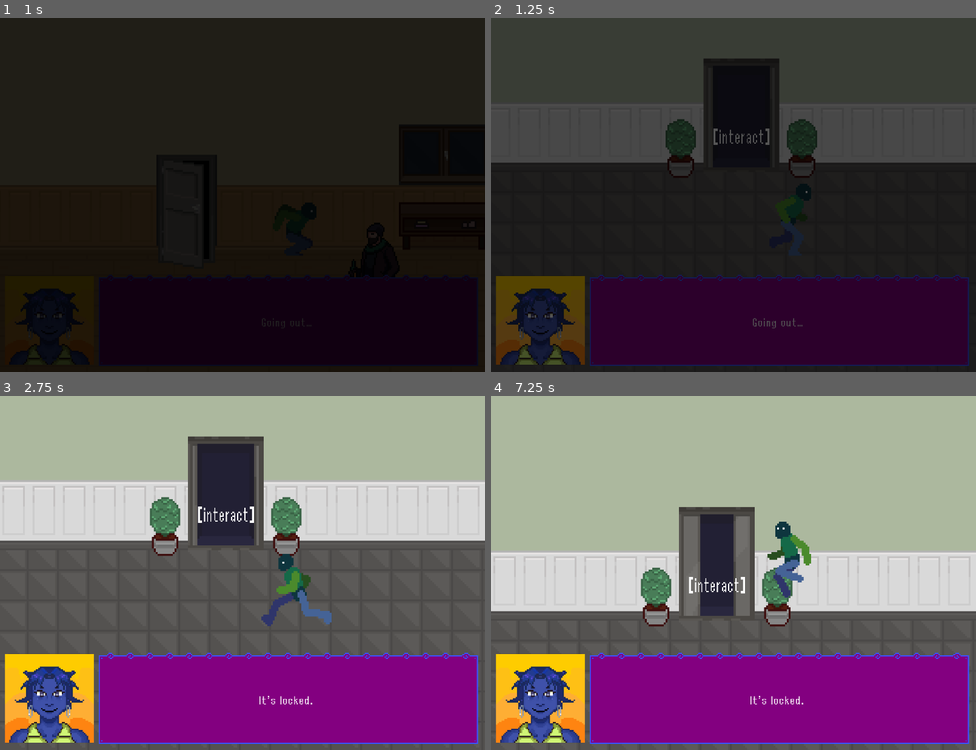
Above: before the commit, frames 1-4 (two rows, left to right).
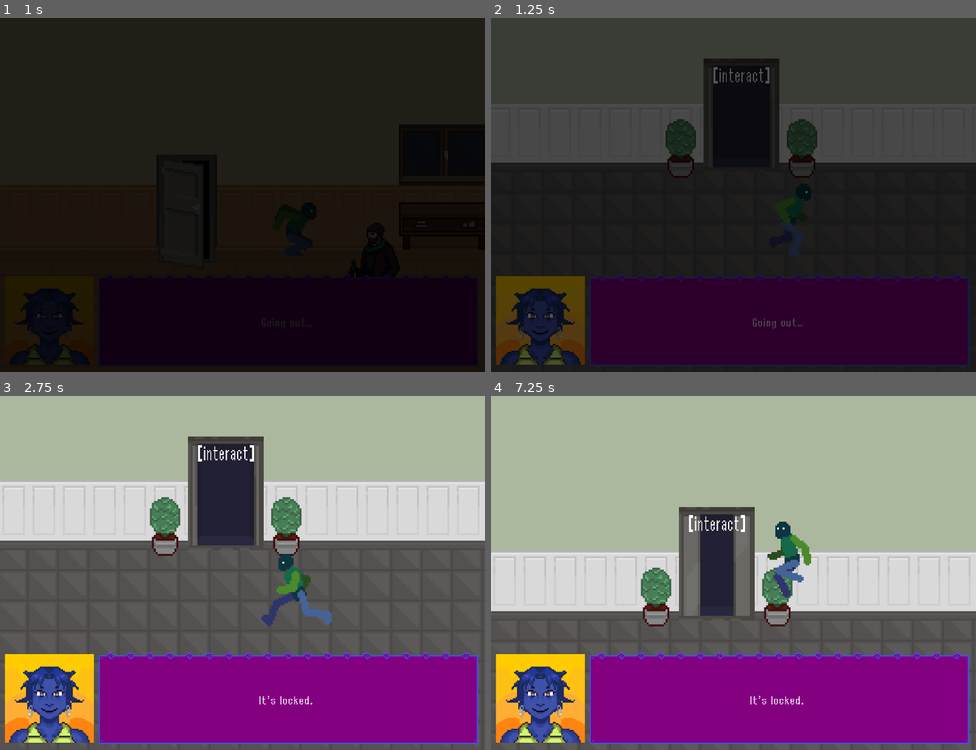
Above: after the commit, the same moments.

Repository: nisaturk/mirrorfixer-prototype
Game: Godot game, scene res://scenes/flat.tscn
The game is run twice, just before and just after one commit, with the same random seed, the same clock (stepped at 60 frames per second) and the same inputs. This scene is started directly instead of the project's main scene.
Inputs:
- Up to frame 1 (1 s): hold Right (move_right) from 0.53 s (still down); hold E (interact) from 0.53 s (still down); tap Up (jump) at 0.77 s
- Up to frame 2 (1.25 s): keep holding Right (move_right); keep holding E (interact)
- Up to frame 3 (2.75 s): release E (interact) at 1.28 s; tap E (interact) at 1.35 s; tap Up (jump) at 1.52 s; release Right (move_right) at 2.03 s; hold Left (move_left) from 2.03 s (still down); hold E (interact) from 2.03 s (still down)
- Up to frame 4 (7.25 s): release Left (move_left) at 2.78 s; release E (interact) at 2.78 s; hold Right (move_right) 2.78-4.28 s; tap E (interact) at 2.85, 4.35, 5.85 s; tap Up (jump) at 3.02, 3.77, 4.52, 6.02, 6.77 s; hold E (interact) 3.53-4.28 s; hold Left (move_left) 4.28-5.03 s; hold Right (move_right) 5.03-5.78 s; hold E (interact) 5.03-5.78 s; hold Left (move_left) from 5.78 s (still down); hold E (interact) from 6.53 s (still down)

Frame 1 is identical in both runs. In frame 2, 0.3% of the frame differs, in the area x 45-58%, y 13-36%; in frame 3, 0.4%; in frame 4, 0.4%, in the area x 40-53%, y 33-56%.

Commit message:
fought the debugger

Diff:
--- a/project.godot
+++ b/project.godot
@@ -18,9 +18,9 @@
 
 DialogueData="*res://scripts/DialogueData.gd"
 DialogueUI="*res://scenes/DialogueUI.tscn"
-Manager="*res://scripts/manager.gd"
-SceneManager="*res://scripts/scene_manager.gd"
-SceneTransitioner="*res://scenes/scene_transitioner.tscn"
+ActionManager="*res://scripts/action_manager.gd"
+GlobalState="*res://scripts/global_state.gd"
+SceneManager="*res://scenes/scene_manager.tscn"
 
 [dialogic]
 
--- a/scenes/basement.tscn
+++ b/scenes/basement.tscn
@@ -1,6 +1,5 @@
 [gd_scene load_steps=33 format=4 uid="uid://f7x31th511xf"]
 
-[ext_resource type="Script" uid="uid://b2vqpvx5tpkmj" path="res://scripts/manager.gd" id="1_tgdho"]
 [ext_resource type="Texture2D" uid="uid://c26lhfjyjh72o" path="res://assets/sprites/interior/floorswalls_LRK.png" id="2_ofwxs"]
 [ext_resource type="Texture2D" uid="uid://df1o10b3id1mf" path="res://assets/sprites/interior/doorswindowsstairs_LRK.png" id="3_fqfvj"]
 [ext_resource type="Texture2D" uid="uid://8xtbxeegutou" path="res://assets/sprites/interior/decorations_LRK.png" id="4_3idnv"]
@@ -11,6 +10,85 @@
 [ext_resource type="PackedScene" uid="uid://dttu5x0kixbi6" path="res://scenes/DialogueUI.tscn" id="8_nvrgk"]
 [ext_resource type="PackedScene" uid="uid://bbh3286pn2faw" path="res://scenes/interactable.tscn" id="9_5j8jl"]
 [ext_resource type="PackedScene" uid="uid://mu6xyf36gys6" path="res://scenes/player.tscn" id="11_6lwow"]
+
+[sub_resource type="GDScript" id="GDScript_2efs0"]
+script/source = "extends Node
+# new script who dis?? time to confront miss manager ;D
+@onready var player = $Player
+
+var action_handler = {} # dictionary for actions
+
+func _ready():
+	#  will listen for signals from other nodes and decide what to do
+	if player:
+		player.interacted.connect(_on_Player_interacted)
+	else:
+		print(\"Manager failure: Cannot find Player dumbass.\")
+
+	DialogueUI.action_triggered.connect(_on_DialogueUI_action_triggered)
+
+	action_handler = {
+		\"take_shard\": _action_take_shard,
+		\"allow_pass\": _action_allow_pass,
+		\"open_elevator\": _action_open_elevator,
+
+		\"go_to_floor_2\": _action_go_to_floor_2,
+		\"go_to_floor_1\": _action_go_to_floor_1,
+		\"go_to_flat_1\": _action_go_to_flat_1,
+		\"go_out\": _action_go_out,
+		\"go_upstairs\": _action_go_upstairs,
+		\"go_downstairs\": _action_go_downstairs
+	}
+
+func _on_DialogueUI_action_triggered(action_name: String, caller_node):
+	if action_handler.has(action_name):
+		action_handler[action_name].call(caller_node)
+	else:
+		print(\"Manager failure: tf you doin buddy?: \", action_name)
+
+func _action_take_shard(caller_node):
+	DialogueData.has_shard = true
+	if caller_node:
+		caller_node.queue_free() # the shard object disappears
+
+func _action_allow_pass(caller_node):
+	if caller_node and caller_node.has_method(\"allow_pass\"):
+		caller_node.allow_pass()
+
+func _action_open_elevator(caller_node):
+	if caller_node and caller_node.has_method(\"open_doors\"):
+		caller_node.open_doors()
+
+func _action_go_to_floor_2(_caller_node):
+	DialogueData.just_used_elevator = true
+	SceneManager.change_scene(\"FLOOR_2\")
+
+func _action_go_to_floor_1(_caller_node):
+	DialogueData.just_used_elevator = true
+	SceneManager.change_scene(\"LOBBY\")
+
+func _action_go_to_flat_1(_caller_node):
+	DialogueData.just_used_elevator = true
+	SceneManager.change_scene(\"FLAT_1\")
+
+func _action_go_out(_caller_node):
+	DialogueData.just_used_elevator = true
+	SceneManager.change_scene(\"FLOOR_2\")
+
+# run when player emits signal interacted
+func _on_Player_interacted(interactable_node):
+	var object_id = interactable_node.dialogue_id
+	var caller = interactable_node.get_parent()
+
+	if not object_id.is_empty():
+		DialogueUI.start_dialogue(object_id, caller)
+
+func _action_go_upstairs(_caller_node):
+	SceneManager.change_scene(\"LOBBY\")
+
+func _action_go_downstairs(_caller_node):
+	SceneManager.change_scene(\"BASEMENT\")
+"
 
 [sub_resource type="TileSetAtlasSource" id="TileSetAtlasSource_yqjtg"]
 texture = ExtResource("2_ofwxs")
@@ -4036,7 +4114,7 @@
 size = Vector2(71.5, 198.5)
 
 [node name="Basement" type="Node2D"]
-script = ExtResource("1_tgdho")
+script = SubResource("GDScript_2efs0")
 
 [node name="TileMap" type="Node2D" parent="."]
 
--- a/scenes/elevator.tscn
+++ b/scenes/elevator.tscn
@@ -131,7 +131,7 @@
 frame_progress = 1.0
 
 [node name="InteractableObject" parent="." instance=ExtResource("3_jmdsd")]
-position = Vector2(-21, -2.0000038)
+position = Vector2(-21, -28)
 scale = Vector2(0.8731885, 1.073056)
 priority = 3
 dialogue_id = "elevator"
--- a/scenes/flat.tscn
+++ b/scenes/flat.tscn
@@ -1,7 +1,7 @@
 [gd_scene load_steps=34 format=4 uid="uid://b7fsav2jcng5w"]
 
 [ext_resource type="Texture2D" uid="uid://c26lhfjyjh72o" path="res://assets/sprites/interior/floorswalls_LRK.png" id="1_7j8m3"]
-[ext_resource type="Script" uid="uid://b2vqpvx5tpkmj" path="res://scripts/manager.gd" id="1_dtn5i"]
+[ext_resource type="Script" uid="uid://bkobkuc0oeot3" path="res://scripts/action_manager.gd" id="1_ehww1"]
 [ext_resource type="Texture2D" uid="uid://df1o10b3id1mf" path="res://assets/sprites/interior/doorswindowsstairs_LRK.png" id="2_dtn5i"]
 [ext_resource type="Texture2D" uid="uid://8xtbxeegutou" path="res://assets/sprites/interior/decorations_LRK.png" id="3_ehww1"]
 [ext_resource type="Texture2D" uid="uid://bx66ox4gtm7fv" path="res://assets/sprites/interior/livingroom_LRK.png" id="4_hpql5"]
@@ -4343,7 +4343,7 @@
 size = Vector2(71.5, 198.5)
 
 [node name="Flat" type="Node2D"]
-script = ExtResource("1_dtn5i")
+script = ExtResource("1_ehww1")
 
 [node name="TileMap" type="Node2D" parent="."]
 
--- a/scenes/floor.tscn
+++ b/scenes/floor.tscn
@@ -1,6 +1,6 @@
 [gd_scene load_steps=31 format=4 uid="uid://cua0db2fo4nst"]
 
-[ext_resource type="Script" uid="uid://b2vqpvx5tpkmj" path="res://scripts/manager.gd" id="1_a2b8f"]
+[ext_resource type="Script" uid="uid://bkobkuc0oeot3" path="res://scripts/action_manager.gd" id="1_a2b8f"]
 [ext_resource type="Texture2D" uid="uid://c26lhfjyjh72o" path="res://assets/sprites/interior/floorswalls_LRK.png" id="1_k67dy"]
 [ext_resource type="Texture2D" uid="uid://df1o10b3id1mf" path="res://assets/sprites/interior/doorswindowsstairs_LRK.png" id="2_12tlq"]
 [ext_resource type="Texture2D" uid="uid://8xtbxeegutou" path="res://assets/sprites/interior/decorations_LRK.png" id="3_3jb3n"]
--- a/scenes/lobby.tscn
+++ b/scenes/lobby.tscn
@@ -1,12 +1,11 @@
 [gd_scene load_steps=35 format=4 uid="uid://lkwtvc1psycb"]
 
-[ext_resource type="Texture2D" uid="uid://c26lhfjyjh72o" path="res://assets/sprites/interior/furniture/floorswalls_LRK.png" id="1_dyhay"]
-[ext_resource type="Script" uid="uid://b2vqpvx5tpkmj" path="res://scripts/manager.gd" id="1_q6qq2"]
-[ext_resource type="Texture2D" uid="uid://df1o10b3id1mf" path="res://assets/sprites/interior/furniture/doorswindowsstairs_LRK.png" id="2_q6qq2"]
-[ext_resource type="Texture2D" uid="uid://8xtbxeegutou" path="res://assets/sprites/interior/furniture/decorations_LRK.png" id="3_rgcd7"]
-[ext_resource type="Texture2D" uid="uid://bx66ox4gtm7fv" path="res://assets/sprites/interior/furniture/livingroom_LRK.png" id="4_lqo1b"]
-[ext_resource type="Texture2D" uid="uid://m8d8kmuyeppt" path="res://assets/sprites/interior/furniture/cabinets_LRK.png" id="5_0gjkf"]
-[ext_resource type="Texture2D" uid="uid://bko6md13s8lt8" path="res://assets/sprites/interior/furniture/kitchen_LRK.png" id="6_o2i1r"]
+[ext_resource type="Texture2D" uid="uid://c26lhfjyjh72o" path="res://assets/sprites/interior/floorswalls_LRK.png" id="1_dyhay"]
+[ext_resource type="Texture2D" uid="uid://df1o10b3id1mf" path="res://assets/sprites/interior/doorswindowsstairs_LRK.png" id="2_q6qq2"]
+[ext_resource type="Texture2D" uid="uid://8xtbxeegutou" path="res://assets/sprites/interior/decorations_LRK.png" id="3_rgcd7"]
+[ext_resource type="Texture2D" uid="uid://bx66ox4gtm7fv" path="res://assets/sprites/interior/livingroom_LRK.png" id="4_lqo1b"]
+[ext_resource type="Texture2D" uid="uid://m8d8kmuyeppt" path="res://assets/sprites/interior/cabinets_LRK.png" id="5_0gjkf"]
+[ext_resource type="Texture2D" uid="uid://bko6md13s8lt8" path="res://assets/sprites/interior/kitchen_LRK.png" id="6_o2i1r"]
 [ext_resource type="PackedScene" uid="uid://8xmdwikm2ght" path="res://scenes/miss_manager.tscn" id="7_iulku"]
 [ext_resource type="PackedScene" uid="uid://dttu5x0kixbi6" path="res://scenes/DialogueUI.tscn" id="8_dfnwm"]
 [ext_resource type="PackedScene" uid="uid://bbh3286pn2faw" path="res://scenes/interactable.tscn" id="9_0jb4q"]
@@ -14,6 +13,85 @@
 [ext_resource type="PackedScene" uid="uid://bq11jmsomieh6" path="res://scenes/bell.tscn" id="11_iwi7x"]
 [ext_resource type="PackedScene" uid="uid://bglrg2vgdl6e" path="res://scenes/elevator.tscn" id="12_wjff0"]
 [ext_resource type="PackedScene" uid="uid://mu6xyf36gys6" path="res://scenes/player.tscn" id="13_h1rib"]
+
+[sub_resource type="GDScript" id="GDScript_2efs0"]
+script/source = "extends Node
+# new script who dis?? time to confront miss manager ;D
+@onready var player = $Player
+
+var action_handler = {} # dictionary for actions
+
+func _ready():
+	#  will listen for signals from other nodes and decide what to do
+	if player:
+		player.interacted.connect(_on_Player_interacted)
+	else:
+		print(\"Manager failure: Cannot find Player dumbass.\")
+
+	DialogueUI.action_triggered.connect(_on_DialogueUI_action_triggered)
+
+	action_handler = {
+		\"take_shard\": _action_take_shard,
+		\"allow_pass\": _action_allow_pass,
+		\"open_elevator\": _action_open_elevator,
+
+		\"go_to_floor_2\": _action_go_to_floor_2,
+		\"go_to_floor_1\": _action_go_to_floor_1,
+		\"go_to_flat_1\": _action_go_to_flat_1,
+		\"go_out\": _action_go_out,
+		\"go_upstairs\": _action_go_upstairs,
+		\"go_downstairs\": _action_go_downstairs
+	}
+
+func _on_DialogueUI_action_triggered(action_name: String, caller_node):
+	if action_handler.has(action_name):
+		action_handler[action_name].call(caller_node)
+	else:
+		print(\"Manager failure: tf you doin buddy?: \", action_name)
+
+func _action_take_shard(caller_node):
+	DialogueData.has_shard = true
+	if caller_node:
+		caller_node.queue_free() # the shard object disappears
+
+func _action_allow_pass(caller_node):
+	if caller_node and caller_node.has_method(\"allow_pass\"):
+		caller_node.allow_pass()
+
+func _action_open_elevator(caller_node):
+	if caller_node and caller_node.has_method(\"open_doors\"):
+		caller_node.open_doors()
+
+func _action_go_to_floor_2(_caller_node):
+	DialogueData.just_used_elevator = true
+	SceneManager.change_scene(\"FLOOR_2\")
+
+func _action_go_to_floor_1(_caller_node):
+	DialogueData.just_used_elevator = true
+	SceneManager.change_scene(\"LOBBY\")
+
+func _action_go_to_flat_1(_caller_node):
+	DialogueData.just_used_elevator = true
+	SceneManager.change_scene(\"FLAT_1\")
+
+func _action_go_out(_caller_node):
+	DialogueData.just_used_elevator = true
+	SceneManager.change_scene(\"FLOOR_2\")
+
+# run when player emits signal interacted
+func _on_Player_interacted(interactable_node):
+	var object_id = interactable_node.dialogue_id
+	var caller = interactable_node.get_parent()
+
+	if not object_id.is_empty():
+		DialogueUI.start_dialogue(object_id, caller)
+
+func _action_go_upstairs(_caller_node):
+	SceneManager.change_scene(\"LOBBY\")
+
+func _action_go_downstairs(_caller_node):
+	SceneManager.change_scene(\"BASEMENT\")
+"
 
 [sub_resource type="TileSetAtlasSource" id="TileSetAtlasSource_yqjtg"]
 texture = ExtResource("1_dyhay")
@@ -3515,7 +3593,7 @@
 size = Vector2(71.5, 198.5)
 
 [node name="Lobby" type="Node2D"]
-script = ExtResource("1_q6qq2")
+script = SubResource("GDScript_2efs0")
 
 [node name="TileMap" type="Node2D" parent="."]
 
--- a/scenes/scene_transitioner.tscn
+++ /dev/null
@@ -1,74 +0,0 @@
-[gd_scene load_steps=6 format=3 uid="uid://f21l2v572p5u"]
-
-[ext_resource type="Script" uid="uid://bl1hutren5cbx" path="res://scripts/scene_transitioner.gd" id="1_iyau3"]
-
-[sub_resource type="Animation" id="Animation_iyau3"]
-length = 0.001
-tracks/0/type = "value"
-tracks/0/imported = false
-tracks/0/enabled = true
-tracks/0/path = NodePath("FadeRect:color")
-tracks/0/interp = 1
-tracks/0/loop_wrap = true
-tracks/0/keys = {
-"times": PackedFloat32Array(0),
-"transitions": PackedFloat32Array(1),
-"update": 0,
-"values": [Color(0, 0, 0, 0)]
-}
-
-[sub_resource type="Animation" id="Animation_720aq"]
-resource_name = "fade_from_black"
-length = 0.5
-tracks/0/type = "value"
-tracks/0/imported = false
-tracks/0/enabled = true
-tracks/0/path = NodePath("FadeRect:color")
-tracks/0/interp = 1
-tracks/0/loop_wrap = true
-tracks/0/keys = {
-"times": PackedFloat32Array(0, 0.5),
-"transitions": PackedFloat32Array(1, 1),
-"update": 0,
-"values": [Color(0, 0, 0, 1), Color(0, 0, 0, 0)]
-}
-
-[sub_resource type="Animation" id="Animation_pbyc2"]
-resource_name = "fade_to_black"
-length = 0.5
-tracks/0/type = "value"
-tracks/0/imported = false
-tracks/0/enabled = true
-tracks/0/path = NodePath("FadeRect:color")
-tracks/0/interp = 1
-tracks/0/loop_wrap = true
-tracks/0/keys = {
-"times": PackedFloat32Array(0, 0.5),
-"transitions": PackedFloat32Array(1, 1),
-"update": 0,
-"values": [Color(0, 0, 0, 0), Color(0, 0, 0, 1)]
-}
-
-[sub_resource type="AnimationLibrary" id="AnimationLibrary_720aq"]
-_data = {
-&"RESET": SubResource("Animation_iyau3"),
-&"fade_from_black": SubResource("Animation_720aq"),
-&"fade_to_black": SubResource("Animation_pbyc2")
-}
-
-[node name="SceneTransitioner" type="CanvasLayer"]
-script = ExtResource("1_iyau3")
-
-[node name="FadeRect" type="ColorRect" parent="."]
-anchors_preset = 15
-anchor_right = 1.0
-anchor_bottom = 1.0
-grow_horizontal = 2
-grow_vertical = 2
-mouse_filter = 2
-color = Color(0, 0, 0, 0)
-
-[node name="AnimationPlayer" type="AnimationPlayer" parent="."]
-libraries = {
-&"": SubResource("AnimationLibrary_720aq")
-}
--- a/scripts/action_manager.gd
+++ b/scripts/action_manager.gd
@@ -1,15 +1,10 @@
 extends Node
 # new script who dis?? time to confront miss manager ;D
-@onready var player = $Player
+var player = null # wait for the player to register itself
 var action_handler = {} # dictionary for actions
 
 func _ready():
 	#  will listen for signals from other nodes and decide what to do
-	if player:
-		player.interacted.connect(_on_Player_interacted)
-	else:
-		print("Manager failure: Cannot find Player dumbass.")
-
 	DialogueUI.action_triggered.connect(_on_DialogueUI_action_triggered)
 
 	action_handler = {
@@ -25,11 +20,19 @@
 		"go_downstairs": _action_go_downstairs
 	}
 
+# player registry for debugging
+func register_player(player_node):
+	if player_node:
+		player = player_node
+		player.interacted.connect(_on_Player_interacted)
+	else:
+		print("manager failure: (oh no!)(player is now null).")
+
 func _on_DialogueUI_action_triggered(action_name: String, caller_node):
 	if action_handler.has(action_name):
 		action_handler[action_name].call(caller_node)
 	else:
-		print("Manager failure: tf you doin buddy?: ", action_name)
+		print("manager failure: tf you doin buddy?: ", action_name)
 
 func _action_take_shard(caller_node):
 	DialogueData.has_shard = true
--- a/scripts/elevator.gd
+++ b/scripts/elevator.gd
@@ -26,7 +26,7 @@
 		animated_sprite.stop()
 		animated_sprite.frame = animated_sprite.sprite_frames.get_frame_count("close") - 1
 
-func _input(event):
+func _input(_event):
 	if not is_active: return
 	if not player_in_range: return
 	if DialogueUI.visible: return
--- a/scripts/manager.gd
+++ /dev/null
@@ -1,76 +0,0 @@
-extends Node
-# new script who dis?? time to confront miss manager ;D
-@onready var player = $Player
-
-var action_handler = {} # dictionary for actions
-
-func _ready():
-	#  will listen for signals from other nodes and decide what to do
-	if player:
-		player.interacted.connect(_on_Player_interacted)
-	else:
-		print("Manager failure: Cannot find Player dumbass.")
-
-	DialogueUI.action_triggered.connect(_on_DialogueUI_action_triggered)
-
-	action_handler = {
-		"take_shard": _action_take_shard,
-		"allow_pass": _action_allow_pass,
-		"open_elevator": _action_open_elevator,
-
-		"go_to_floor_2": _action_go_to_floor_2,
-		"go_to_floor_1": _action_go_to_floor_1,
-		"go_to_flat_1": _action_go_to_flat_1,
-		"go_out": _action_go_out,
-		"go_upstairs": _action_go_upstairs,
-		"go_downstairs": _action_go_downstairs
-	}
-
-func _on_DialogueUI_action_triggered(action_name: String, caller_node):
-	if action_handler.has(action_name):
-		action_handler[action_name].call(caller_node)
-	else:
-		print("Manager failure: tf you doin buddy?: ", action_name)
-
-func _action_take_shard(caller_node):
-	DialogueData.has_shard = true
-	if caller_node:
-		caller_node.queue_free() # the shard object disappears
-
-func _action_allow_pass(caller_node):
-	if caller_node and caller_node.has_method("allow_pass"):
-		caller_node.allow_pass()
-
-func _action_open_elevator(caller_node):
-	if caller_node and caller_node.has_method("open_doors"):
-		caller_node.open_doors()
-
-func _action_go_to_floor_2(_caller_node):
-	DialogueData.just_used_elevator = true
-	SceneManager.change_scene("FLOOR_2")
-
-func _action_go_to_floor_1(_caller_node):
-	DialogueData.just_used_elevator = true
-	SceneManager.change_scene("LOBBY")
-
-func _action_go_to_flat_1(_caller_node):
-	DialogueData.just_used_elevator = true
-	SceneManager.change_scene("FLAT_1")
-
-func _action_go_out(_caller_node):
-	DialogueData.just_used_elevator = true
-	SceneManager.change_scene("FLOOR_2")
-
-# run when player emits signal interacted
-func _on_Player_interacted(interactable_node):
-	var object_id = interactable_node.dialogue_id
-	var caller = interactable_node.get_parent()
-
-	if not object_id.is_empty():
-		DialogueUI.start_dialogue(object_id, caller)
-
-func _action_go_upstairs(_caller_node):
-	SceneManager.change_scene("LOBBY")
-
-func _action_go_downstairs(_caller_node):
-	SceneManager.change_scene("BASEMENT")
--- a/scripts/miss_manager.gd
+++ b/scripts/miss_manager.gd
@@ -35,7 +35,6 @@
 		if animated_sprite.animation != "walk":
 			animated_sprite.play("walk")
 		# flip sprite horizontally based on movement direction
-		var velocity = (target_pos - position).normalized() * speed
 		animated_sprite.flip_h = velocity.x < 0
 
 # called when bell signal triggers
--- a/scripts/player.gd
+++ b/scripts/player.gd
@@ -39,6 +39,8 @@
 	move_and_slide()
 
 func _ready():
+	ActionManager.register_player(self)
+
 	$InteractionDetector.area_entered.connect(_on_detector_area_entered)
 	$InteractionDetector.area_exited.connect(_on_detector_area_exited)
 	DialogueUI.dialogue_cancelled.connect(_on_dialogue_ended)
--- a/scripts/scene_manager.gd
+++ b/scripts/scene_manager.gd
@@ -1,4 +1,5 @@
-extends Node
+extends CanvasLayer
+@onready var animation_player = $AnimationPlayer
 
 const SCENES = {
 	"BASEMENT": "res://scenes/basement.tscn",
@@ -7,16 +8,23 @@
 	"FLAT_1": "res://scenes/flat.tscn"
 }
 
+func fade_in():
+	animation_player.play("fade_to_black")
+	await animation_player.animation_finished
+
+func fade_out():
+	animation_player.play("fade_from_black")
+	await animation_player.animation_finished
+
 func change_scene(scene_key: String):
 	if not SCENES.has(scene_key):
-		print("scene manager failed: scene key not found: ", scene_key)
+		print("scene key not found: ", scene_key)
 		return
 
 	var scene_path = SCENES[scene_key]
-	await SceneTransitioner.fade_in()
+	await fade_in()
 	var error = get_tree().change_scene_to_file(scene_path)
 
 	if error != OK:
-		print("scene manager failed: could not change scene to: ", scene_path)
-
-	await SceneTransitioner.fade_out()
+		print("could not change scene to: ", scene_path)
+	await fade_out()
--- a/scripts/scene_transitioner.gd
+++ /dev/null
@@ -1,15 +0,0 @@
-extends CanvasLayer
-
-@onready var animation_player = $AnimationPlayer
-@onready var fade_rect = $FadeRect
-
-func _ready():
-	pass
-
-func fade_in():
-	animation_player.play("fade_to_black") # \m/
-	return animation_player.animation_finished
-
-func fade_out():
-	animation_player.play("fade_from_black")
-	return animation_player.animation_finished
Not shown: 1 places in scenes/elevator.tscn that only renumber resources
Not shown, removed: scripts/manager.gd.uid
Not shown, removed: scripts/scene_transitioner.gd.uid
